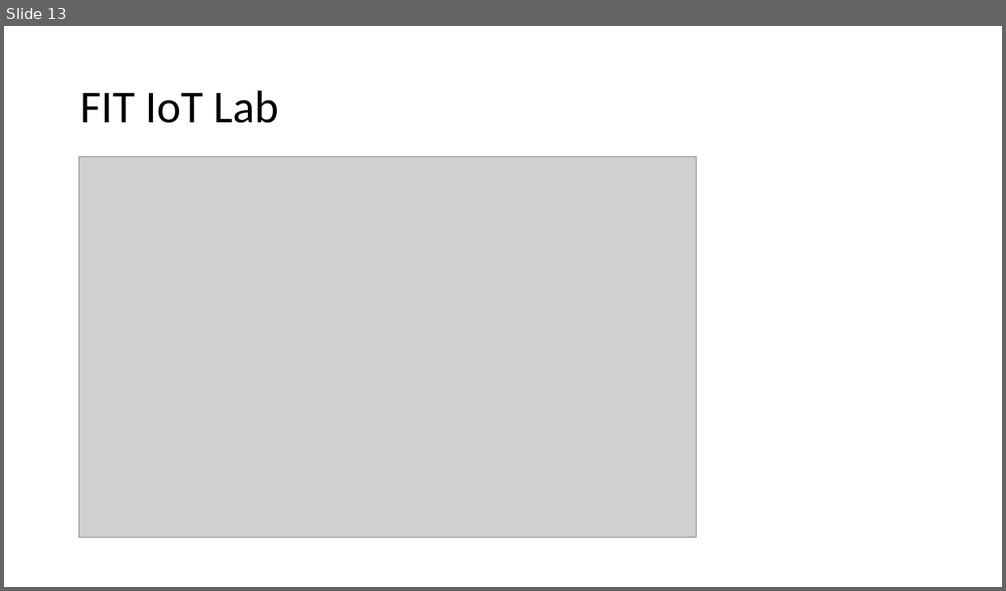
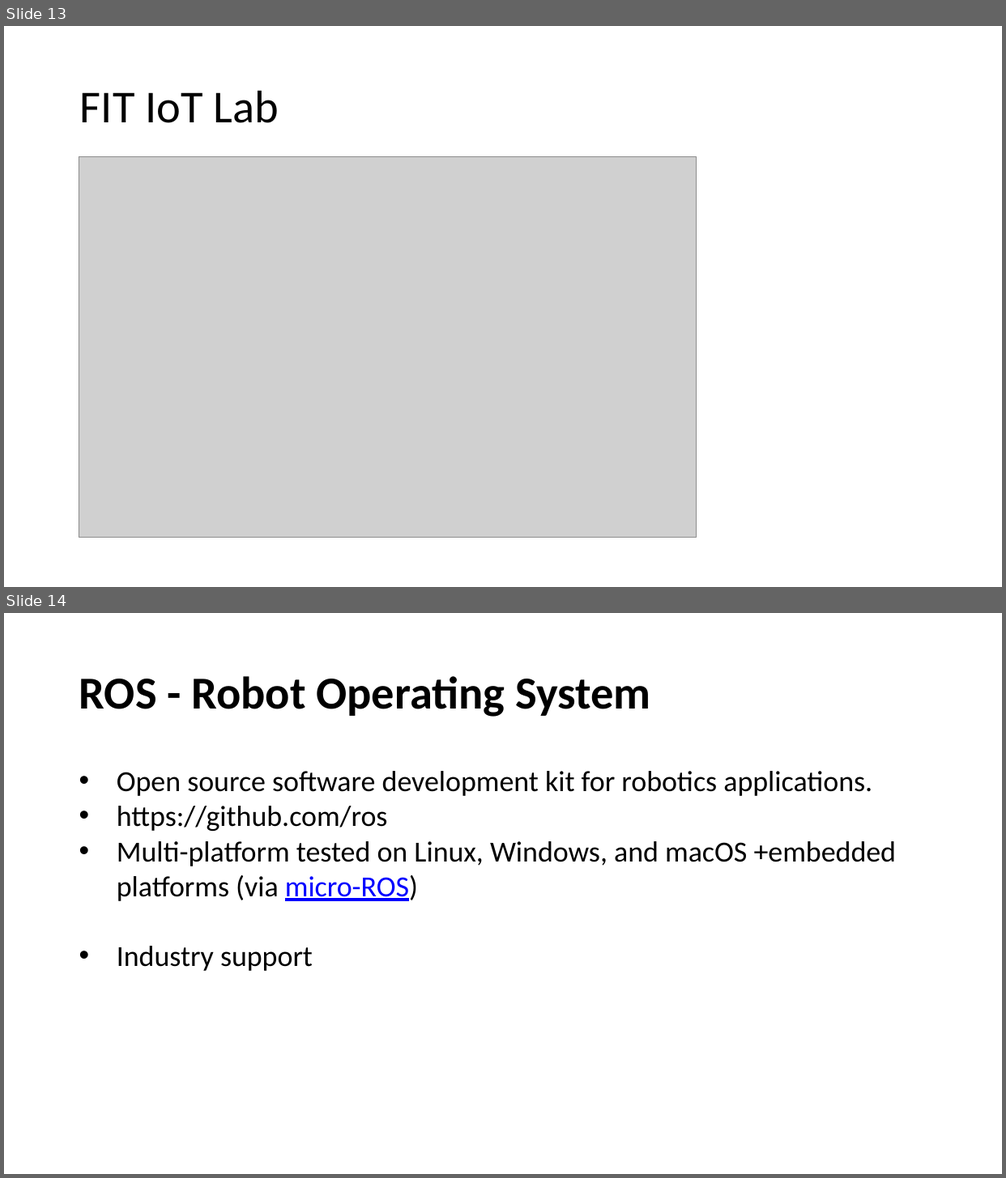
Before and after one commit to dimicom3/NOS, a slide deck: drugi_proj/zephyr.pptx. Shown one above the other, each under a label of ours: slide 13 before the commit, slides 13 and 14 after it. The pictures are 1006x591 and 1006x1178 pixels, drawn with LibreOffice and Linux fonts; fonts in the diff are those of the drawing; grey boxes stand for pictures. Boxes give left, top, right and bottom in pixels: in the first picture for what was removed or moved away, otherwise in the second. Text is boxed around its words. In the diff, an @@ line names an element or a change of style, - is before the commit and + after.

```diff
--- a/drugi_proj/zephyr.pptx
+++ b/drugi_proj/zephyr.pptx
@@ slide 14 added at [4, 613, 1002, 1174], background #FFFFFF @@
@@ title added at [79, 676, 650, 717], 44 pt, text #000000, bold @@
+ROS - Robot Operating System
@@ text added at [117, 771, 897, 971], 28 pt, text #000000 @@
+• Open source software development kit for robotics applications.
+• https://github.com/ros
+• Multi-platform tested on Linux, Windows, and macOS +embedded platforms (via micro-ROS)
+• Industry support
```
Also in this commit, not shown: 6 other slides added, 14 other files.
